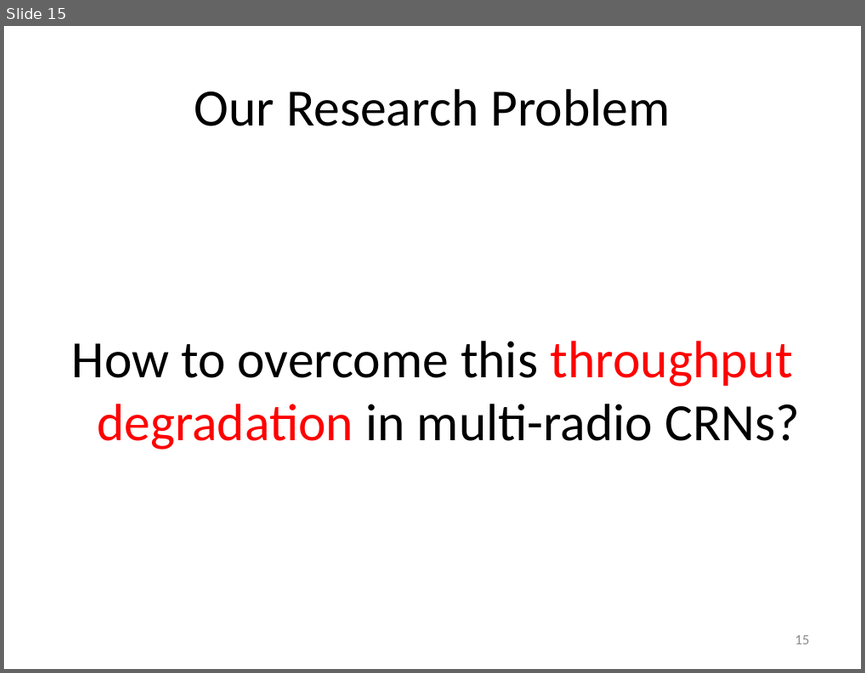
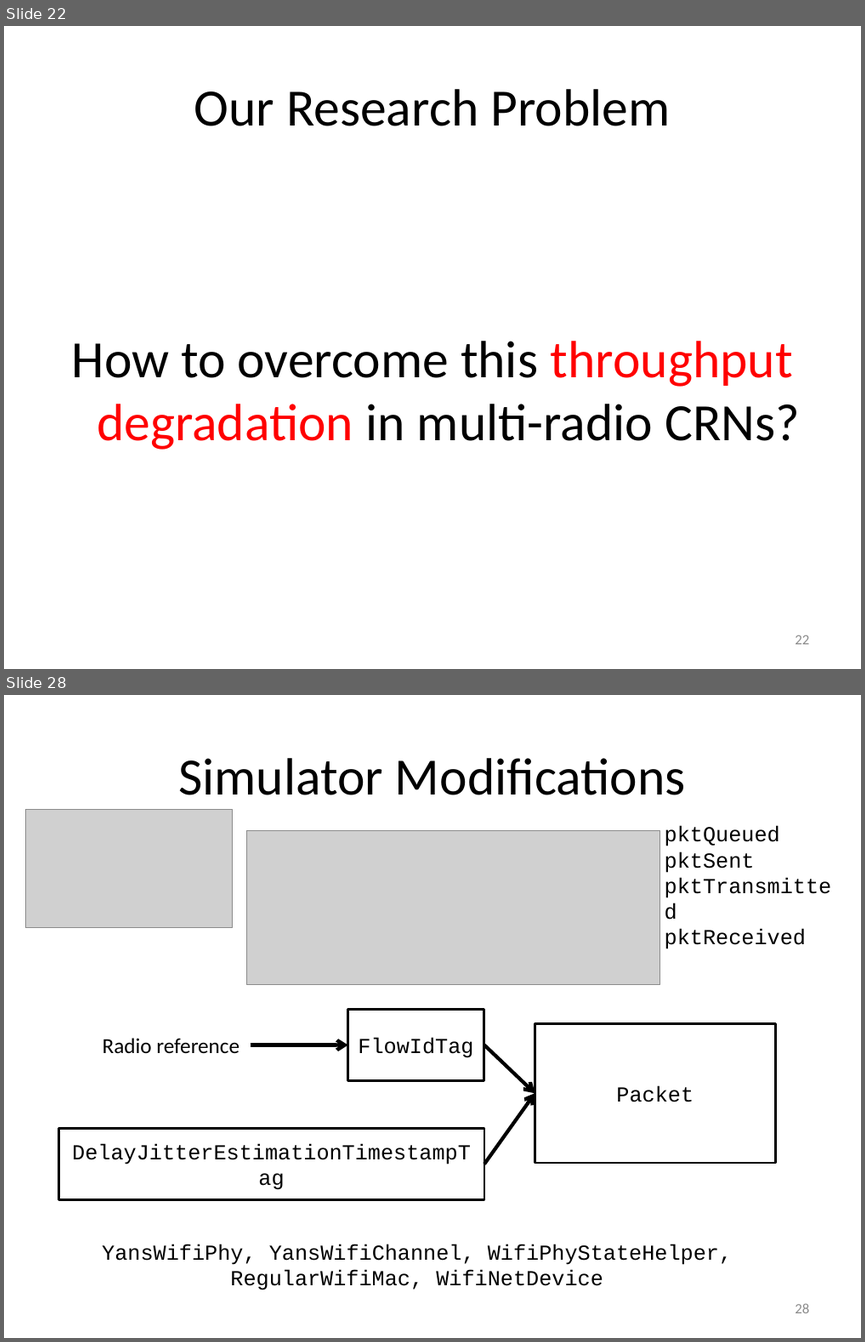
Before and after one commit to takhandipu/MSThesisPresentation, a slide deck: draft.pptx. Shown one above the other, each under a label of ours: slide 15 before the commit, slides 22 and 28 after it; the slides between them are not shown. The pictures are 865x673 and 865x1342 pixels, drawn with LibreOffice and Linux fonts; fonts in the diff are those of the drawing; grey boxes stand for pictures. Boxes give left, top, right and bottom in pixels: in the first picture for what was removed or moved away, otherwise in the second. Text is boxed around its words. In the diff, an @@ line names an element or a change of style, - is before the commit and + after.

```diff
--- a/draft.pptx
+++ b/draft.pptx
@@ slide 28 added at box(4, 695, 861, 1338), background #FFFFFF @@
@@ title added at box(178, 758, 686, 795), 44 pt, text #000000 @@
+Simulator Modifications
@@ picture added at box(25, 809, 233, 927) @@
@@ picture added at box(246, 830, 659, 985) @@
@@ text added at box(664, 826, 806, 949), 18 pt, text #000000 @@
+pktQueued
+pktSent
+pktTransmitted
+pktReceived
@@ rectangle added at box(347, 1009, 483, 1081), fill #FFFFFF, outline #000000 2 pt, 18 pt, text #000000 @@
+FlowIdTag
@@ rectangle added at box(535, 1023, 775, 1162), fill #FFFFFF, outline #000000 2 pt, 18 pt, text #000000 @@
+Packet
@@ text added at box(103, 1038, 239, 1053), 18 pt, text #000000 @@
+Radio reference
@@ arrow added from (250, 1044) to (347, 1044), #000000 3 pt @@
@@ arrow added from (484, 1044) to (535, 1094), #000000 3 pt @@
@@ arrow added from (484, 1163) to (535, 1094), #000000 3 pt @@
@@ rectangle added at box(59, 1128, 484, 1199), fill #FFFFFF, outline #000000 2 pt, 18 pt, text #000000 @@
+DelayJitterEstimationTimestampTag
@@ text added at box(102, 1244, 732, 1290), 18 pt, text #000000 @@
+YansWifiPhy, YansWifiChannel, WifiPhyStateHelper, RegularWifiMac, WifiNetDevice
@@ page number added at box(794, 1303, 809, 1313), 12 pt, text #8C8C8C @@
+28
@@ what was slide 15 is now slide 22 @@
@@ page number at box(794, 635, 809, 644): text changed @@
-15
+22
```
Also in this commit, not shown: 9 slides changed, 11 other slides added, 7 slides removed, 2 other files.
